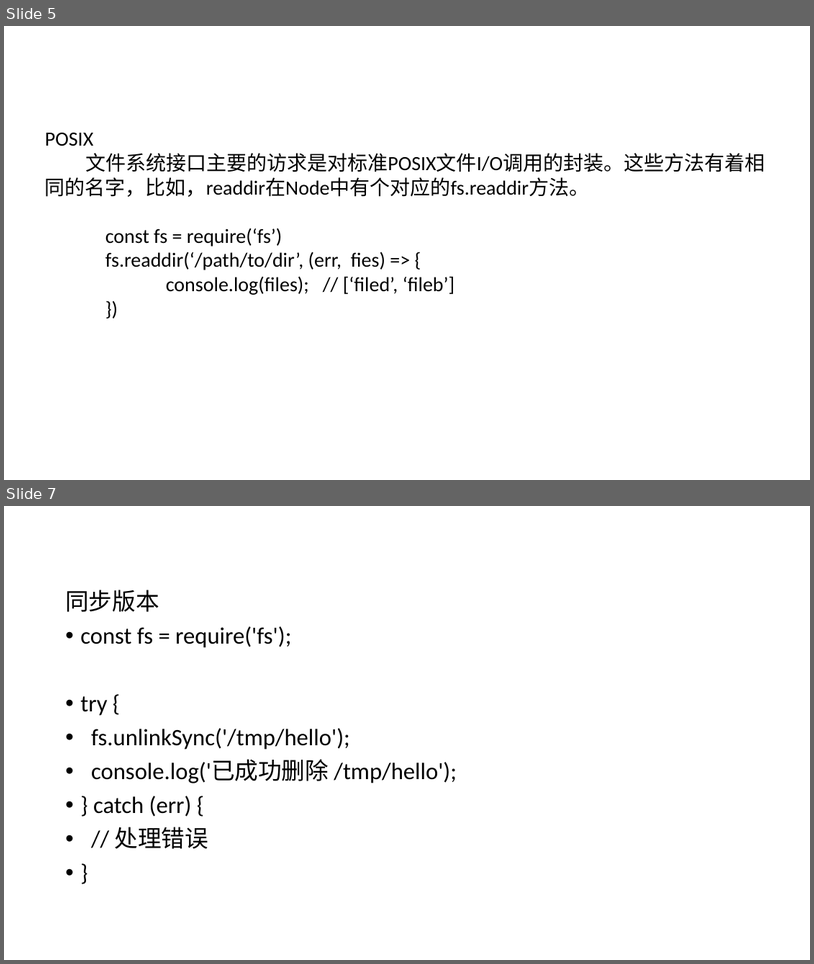
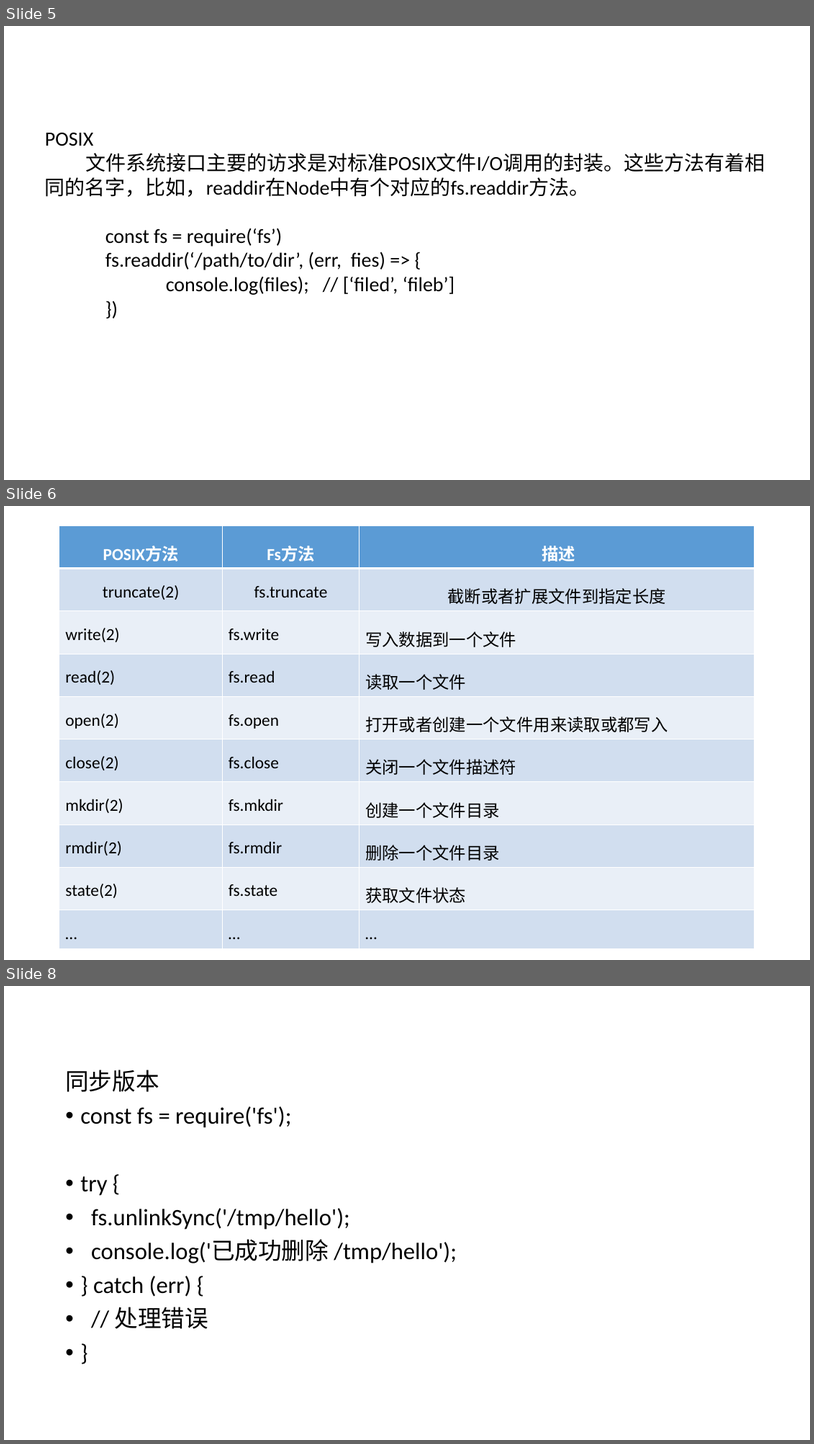
Before and after one commit to waterDP/Notebook, a slide deck: fs&&event.pptx. Shown one above the other, each under a label of ours: slides 5 and 7 before the commit, slides 5, 6 and 8 after it; the slides between them are not shown. The pictures are 814x964 and 814x1444 pixels, drawn with LibreOffice and Linux fonts; fonts in the diff are those of the drawing; background and template pictures are left out. Boxes give left, top, right and bottom in pixels: in the first picture for what was removed or moved away, otherwise in the second. Text is boxed around its words. In the diff, an @@ line names an element or a change of style, - is before the commit and + after.

```diff
--- a/fs&&event.pptx
+++ b/fs&&event.pptx
@@ slide 6 added at [4, 506, 810, 960], background picture (left out) @@
@@ table added at [59, 526, 756, 917], 10 rows, 3 columns @@
+POSIX方法 | Fs方法 | 描述
+truncate(2) | fs.truncate | 截断或者扩展文件到指定长度
+write(2) | fs.write | 写入数据到一个文件
+read(2) | fs.read | 读取一个文件
+open(2) | fs.open | 打开或者创建一个文件用来读取或都写入
+close(2) | fs.close | 关闭一个文件描述符
+mkdir(2) | fs.mkdir | 创建一个文件目录
+rmdir(2) | fs.rmdir | 删除一个文件目录
+state(2) | fs.state | 获取文件状态
+… | … | …
@@ what was slide 7 is now slide 8 @@
```
Also in this commit, not shown: 1 slide changed, 13 other files.
